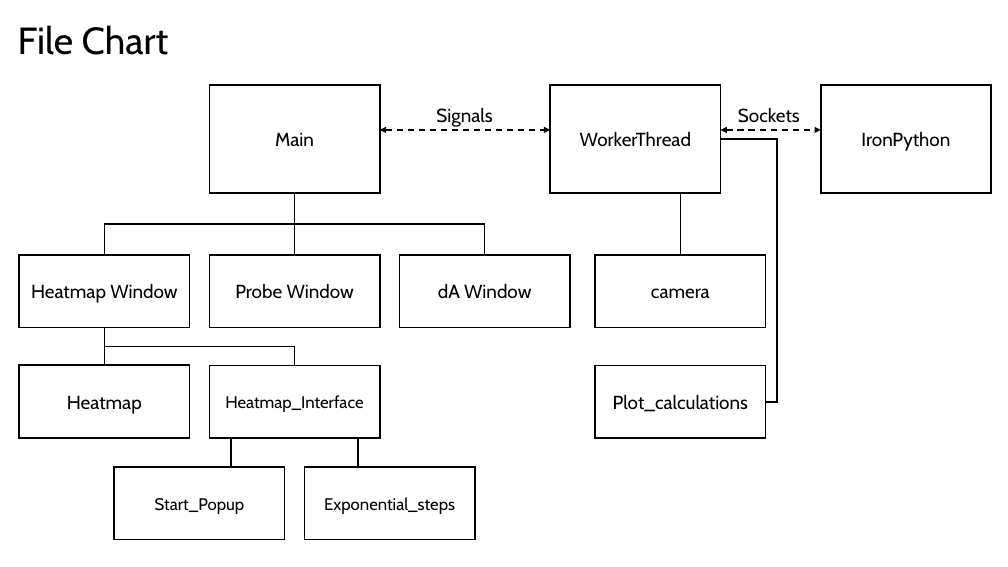
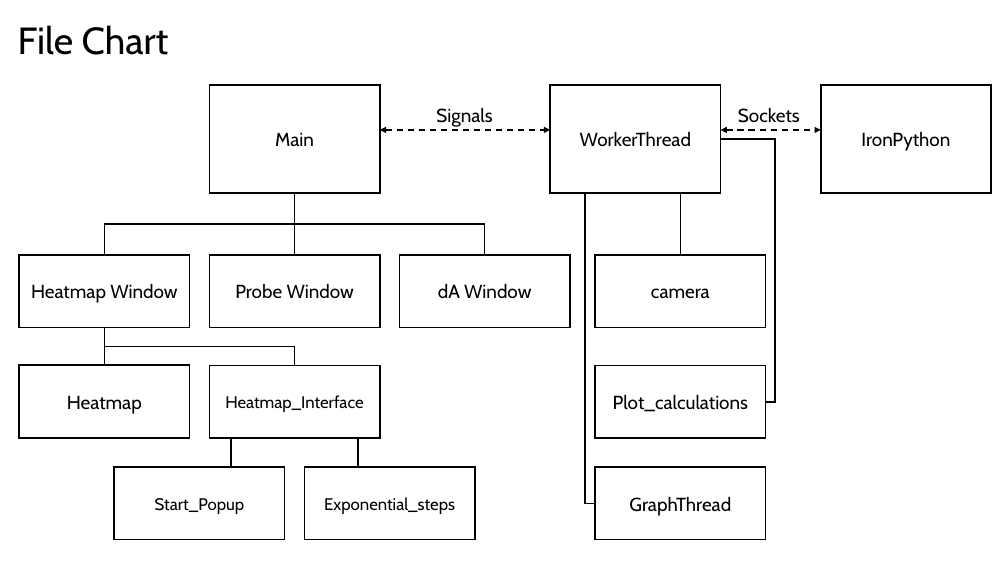
Before and after one commit to JarodTodd/TA-Programming, a slide deck: slide 2 of Update Meeting.pptx. Drawn at 1008x567 pixels with LibreOffice and Linux fonts; fonts in the diff are those of the drawing. Boxes give left, top, right and bottom in pixels: in the first picture for what was removed or moved away, otherwise in the second. Text is boxed around its words. In the diff, an @@ line names an element or a change of style, - is before the commit and + after.

```diff
--- a/Update Meeting.pptx
+++ b/Update Meeting.pptx
@@ elbow line (766, 402) - (721, 139): route changed @@
@@ elbow line added from (595, 504) to (585, 193), #000000 1.5 pt @@
@@ rectangle added at <box>595,467,765,540</box>, fill #FFFFFF, outline #000000 1.5 pt, 18 pt, text #000000 @@
+GraphThread
```
Also in this commit, not shown: 1 other file.
